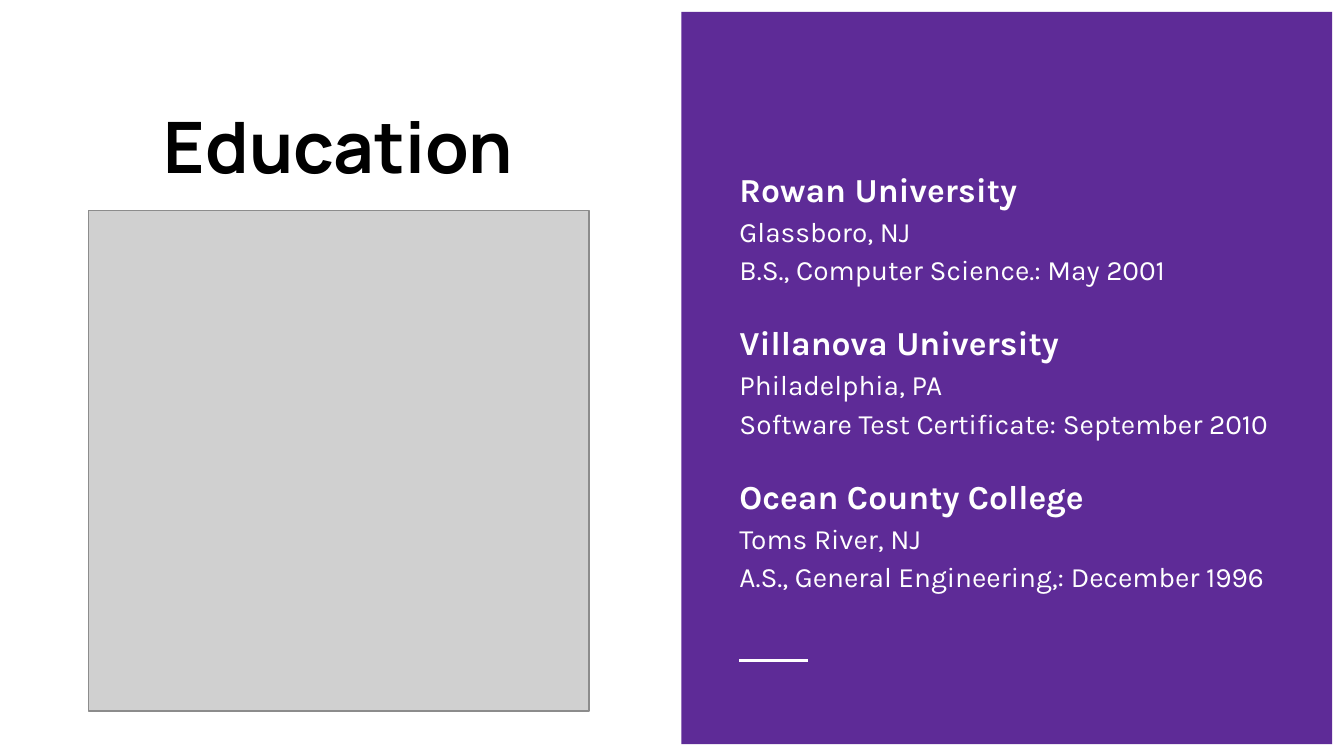
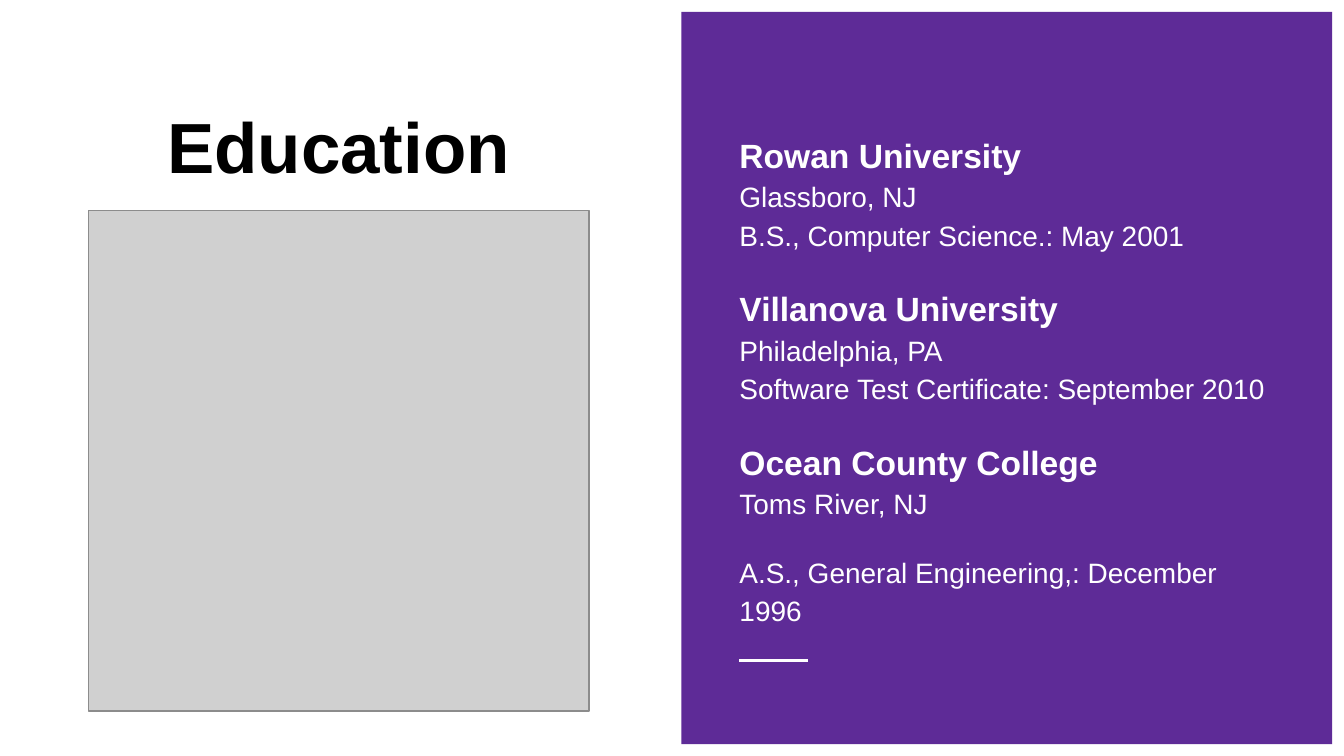
Before and after one commit to christopherroberthardy/RESUME, a slide deck: slide 12 of Professional profile - Christopher Hardy.pptx. Drawn at 1344x756 pixels with LibreOffice and Linux fonts; fonts in the diff are those of the drawing; grey boxes stand for pictures. Boxes give left, top, right and bottom in pixels: in the first picture for what was removed or moved away, otherwise in the second. Text is boxed around its words. In the diff, an @@ line names an element or a change of style, - is before the commit and + after.

```diff
--- a/Professional profile - Christopher Hardy.pptx
+++ b/Professional profile - Christopher Hardy.pptx
@@ title "Education" at (167, 121, 510, 174): font Manrope to Arial @@
@@ text "Rowan University" at (739, 143, 1264, 622): font Karla to Arial @@
```
Also in this commit, not shown: 12 other slides changed, 1 other file.
